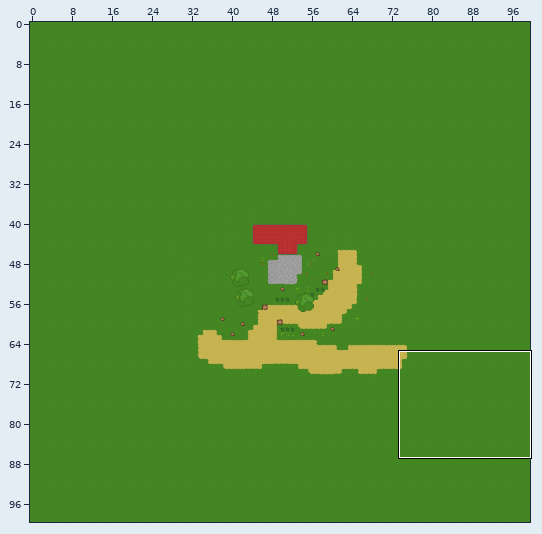
Tiled map, stored at assets/SaveFiles/Tilemaps/untitled.tmx. The picture above shows the old version from afar; the outline marks the close-up.
Close-up. As it was:
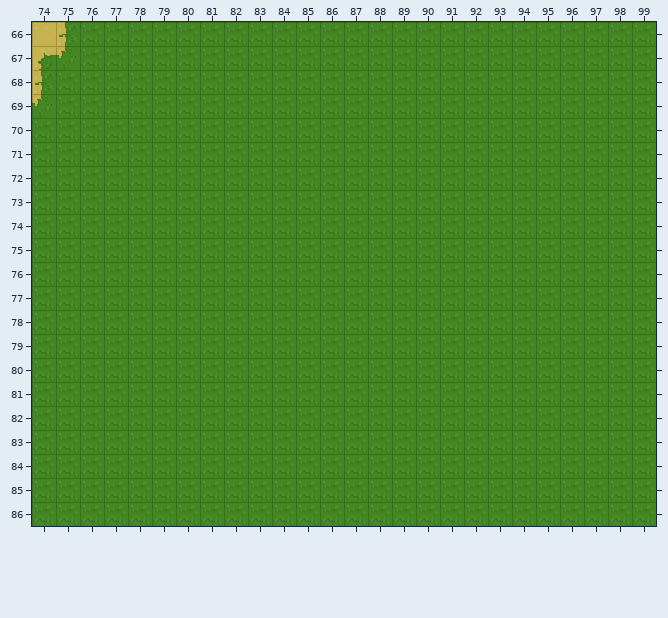
Cells are 16x16 px. Shown: x 74..99, y 66..86. The commit also changed other parts of the map, which this record leaves out.
New version:
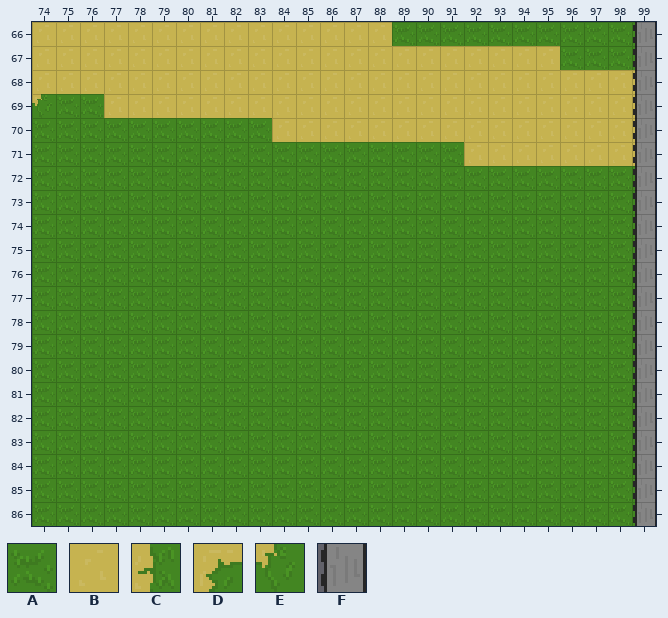
Key: from "tileset8-ground": A 0, B 48, C 82, D 95, E 97; from "tileset8-otherStuff": F 74.
_ is an empty cell.
Tiles of an added or newly shown layer are drawn over the layers below it.
What changed:
Layer "ground":
y 66: x 75..88 CAAAAAAAAAAAAA -> BBBBBBBBBBBBBB
y 67: x 74..95 DEAAAAAAAAAAAAAAAAAAAA -> BBBBBBBBBBBBBBBBBBBBBB
y 68: x 74..99 CAAAAAAAAAAAAAAAAAAAAAAAAA -> BBBBBBBBBBBBBBBBBBBBBBBBBB
y 69: x 77..99 AAAAAAAAAAAAAAAAAAAAAAA -> BBBBBBBBBBBBBBBBBBBBBBB
y 70: x 84..99 AAAAAAAAAAAAAAAA -> BBBBBBBBBBBBBBBB
y 71: x 92..99 AAAAAAAA -> BBBBBBBB
Layer "other" (added):
y 66..86: x 99 _ -> F
Pixel boxes of the changes (left, top, right, bottom) in both close-ups:
changed: (33, 22, 656, 526)
